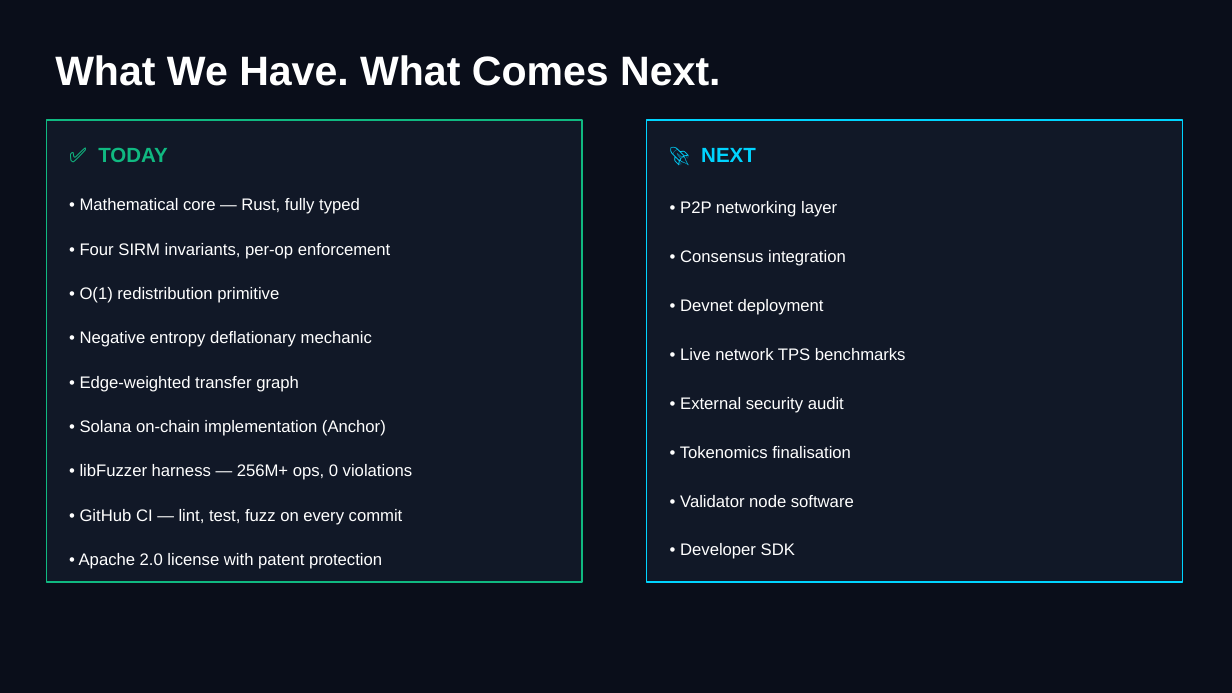
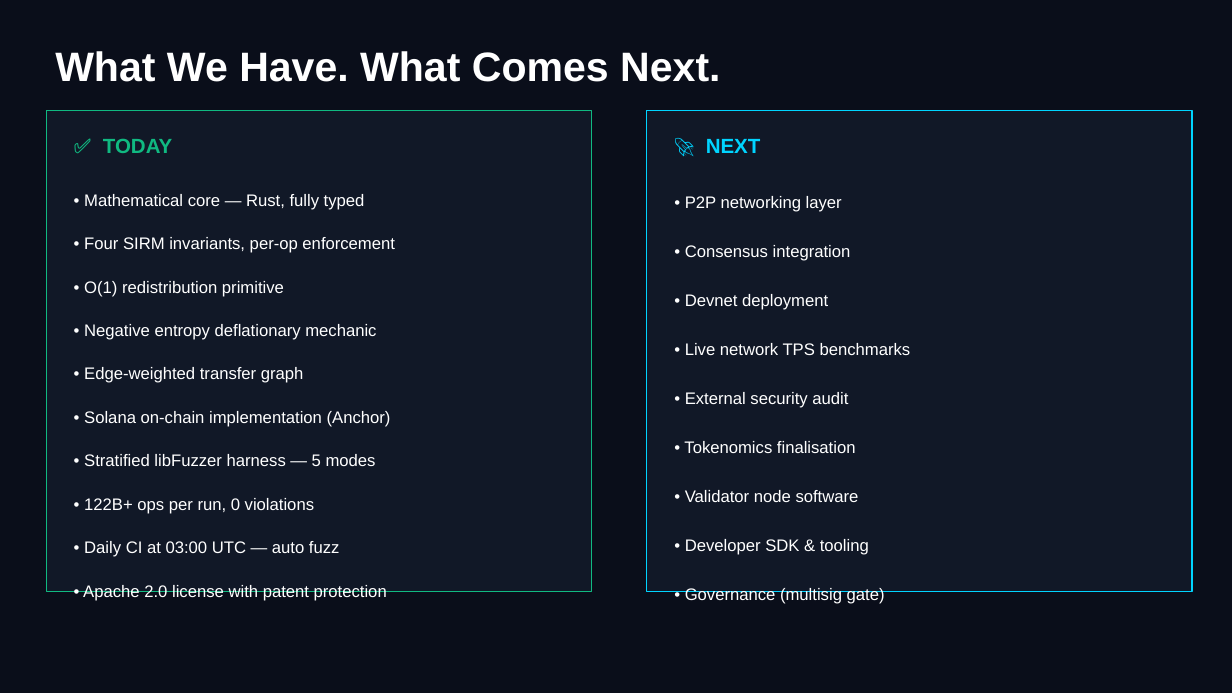
Before and after one commit to RFT-SIRM/Rift-L1-Blockchain, a slide deck: slide 8 of Rift_L1_Pitch.pptx. Drawn at 1232x693 pixels with LibreOffice and Linux fonts; fonts in the diff are those of the drawing. Boxes give left, top, right and bottom in pixels: in the first picture for what was removed or moved away, otherwise in the second. Text is boxed around its words. In the diff, an @@ line names an element or a change of style, - is before the commit and + after.

```diff
--- a/Rift_L1_Pitch.pptx
+++ b/Rift_L1_Pitch.pptx
@@ text "What We Have. What Comes ...": place and size @@
-text "What We Have. What Comes ..." at <box>55,55,720,86</box>
+text "What We Have. What Comes ..." at <box>55,51,720,82</box>
@@ rectangle: place and size @@
-rectangle at <box>46,120,582,582</box>
+rectangle at <box>46,111,592,592</box>
@@ rectangle: place and size @@
-rectangle at <box>647,120,1183,582</box>
+rectangle at <box>647,111,1192,592</box>
@@ 4 texts: place and size @@
-4 texts at <box>80,147,756,436</box>
+4 texts at <box>84,138,761,427</box>
@@ 11 texts: place and size @@
-11 texts at <box>80,198,906,507</box>
+11 texts at <box>84,194,911,502</box>
@@ text at <box>84,454,376,466</box>: text changed @@
-• libFuzzer harness — 256M+ ops, 0 violations
+• Stratified libFuzzer harness — 5 modes
@@ text at <box>84,498,314,514</box>: text changed @@
-• GitHub CI — lint, test, fuzz on every commit
+• 122B+ ops per run, 0 violations
@@ text at <box>685,539,869,555</box>: text changed @@
-• Developer SDK
+• Developer SDK & tooling
@@ text added at <box>84,541,340,557</box>, 13 pt, text #FFFFFF @@
+• Daily CI at 03:00 UTC — auto fuzz
@@ text "• Apache 2.0 license with ...": place and size @@
-text "• Apache 2.0 license with ..." at <box>79,553,382,569</box>
+text "• Apache 2.0 license with ..." at <box>83,585,387,601</box>
@@ text added at <box>685,588,885,604</box>, 13 pt, text #FFFFFF @@
+• Governance (multisig gate)
```
Also in this commit, not shown: 7 other slides changed, 1 slide added, 1 slide removed.
